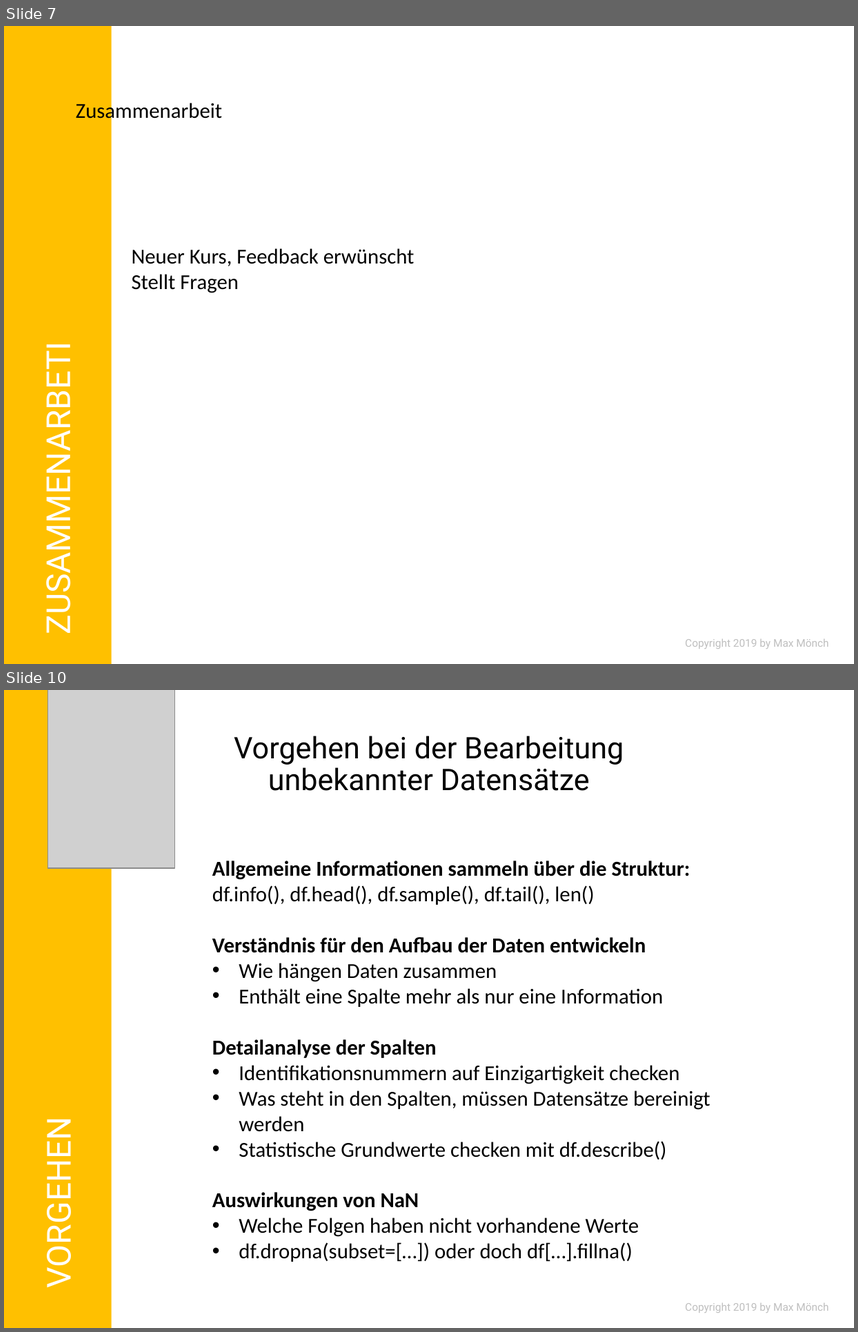
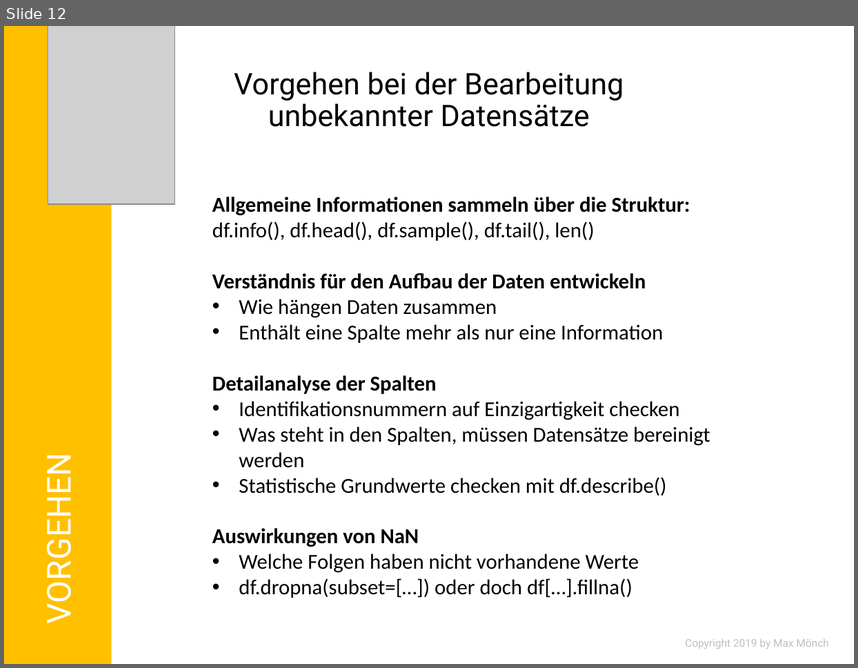
Before and after one commit to MonksterFX/pandas-basic, a slide deck: praesentation/pandas-basic.pptx. Shown one above the other, each under a label of ours: slides 7 and 10 before the commit, slide 12 after it; the slides between them are not shown. The pictures are 858x1332 and 858x668 pixels, drawn with LibreOffice and Linux fonts; fonts in the diff are those of the drawing; grey boxes stand for pictures; background and template pictures are left out. Boxes give left, top, right and bottom in pixels: in the first picture for what was removed or moved away, otherwise in the second. Text is boxed around its words. In the diff, an @@ line names an element or a change of style, - is before the commit and + after.

```diff
--- a/praesentation/pandas-basic.pptx
+++ b/praesentation/pandas-basic.pptx
@@ slide 7 removed at (4,26,854,664), background #FFFFFF @@
@@ rectangle removed at (4,26,111,664) @@
@@ text removed at (76,100,222,123) @@
-Zusammenarbeit
@@ text removed at (132,248,415,293) @@
-Neuer Kurs, Feedback erwünscht
-Stellt Fragen
@@ text removed at (36,371,79,624) @@
-ZUSAMMENARBETI
@@ text removed at (685,639,829,648) @@
-Copyright 2019 by Max Mönch
@@ what was slide 10 is now slide 12 @@
```
Also in this commit, not shown: 4 slides changed, 6 slides added, 3 other slides removed, 22 other files.
